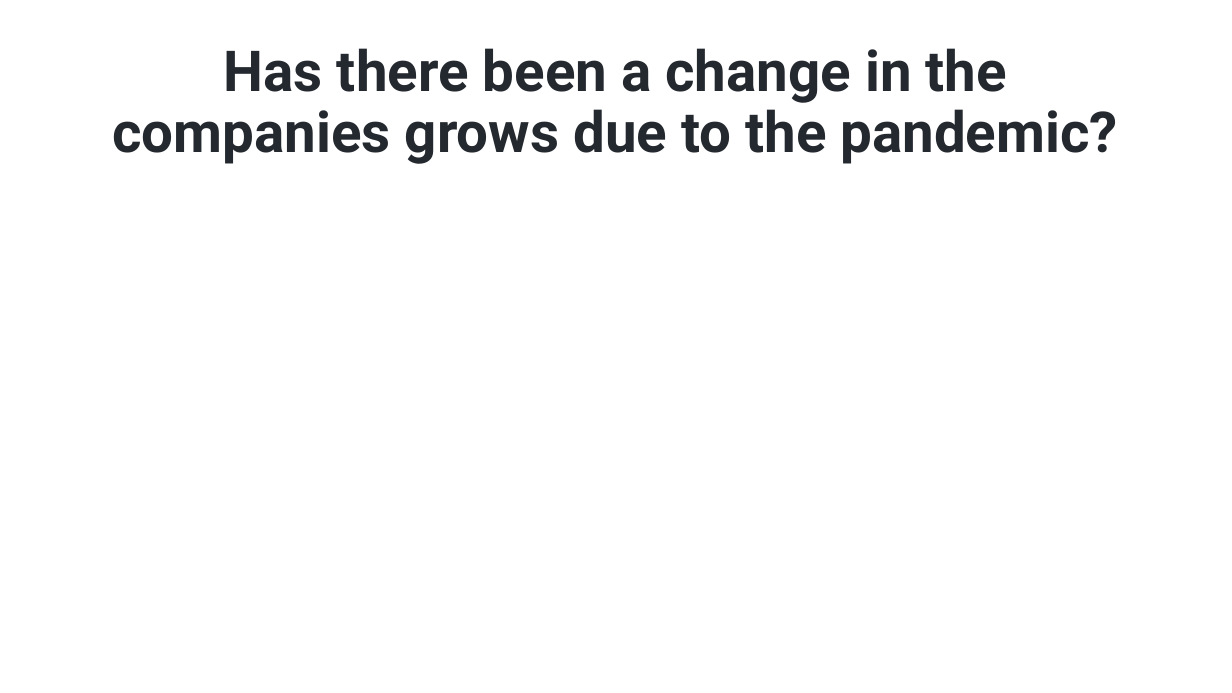
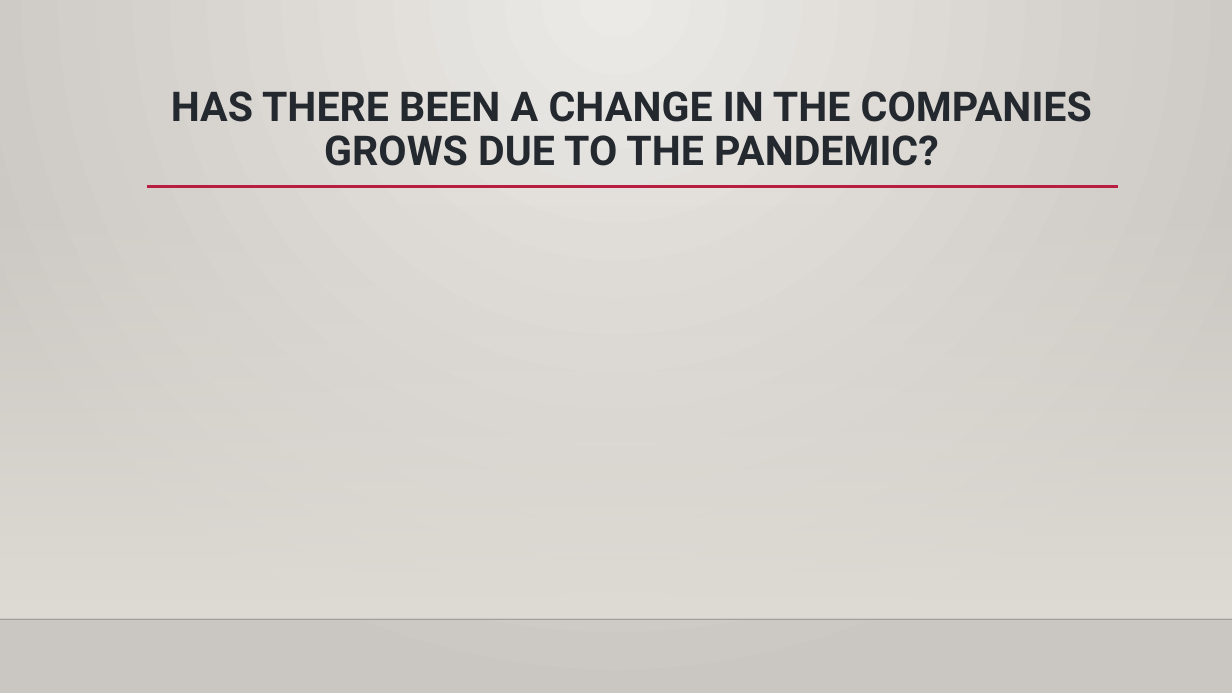
Before and after one commit to CervaRamiGomez/Exploratory_Analysis_of_Dating_Applications, a slide deck: slide 16 of Exploratory Analysis of Dating Applications.pptx. Drawn at 1232x693 pixels with LibreOffice and Linux fonts; fonts in the diff are those of the drawing; background and template pictures are left out. Boxes give left, top, right and bottom in pixels: in the first picture for what was removed or moved away, otherwise in the second. Text is boxed around its words. In the diff, an @@ line names an element or a change of style, - is before the commit and + after.

```diff
--- a/Exploratory Analysis of Dating Applications.pptx
+++ b/Exploratory Analysis of Dating Applications.pptx
@@ background #FFFFFF to gradient #ECEAE7 to #CAC7C1 @@
@@ title "HAS THERE BEEN A CHANGE ..." at [171,91,1092,166]: vertical alignment middle to top @@
@@ title at [171,91,1092,166]: text changed; size 44 to 32 pt @@
-Has there been a change in the companies grows due to the pandemic?
+HAS THERE BEEN A CHANGE IN THE COMPANIES GROWS DUE TO THE PANDEMIC?
@@ rectangle added at [0,204,1232,619], fill gradient #DFDBD5 @@
@@ line added from (147, 187) to (1118, 187), #B71E42 2.5 pt @@
@@ line added from (0, 619) to (1232, 619), #000001 1 pt @@
```
Also in this commit, not shown: 14 other slides changed, 5 slides added, 5 slides removed.
